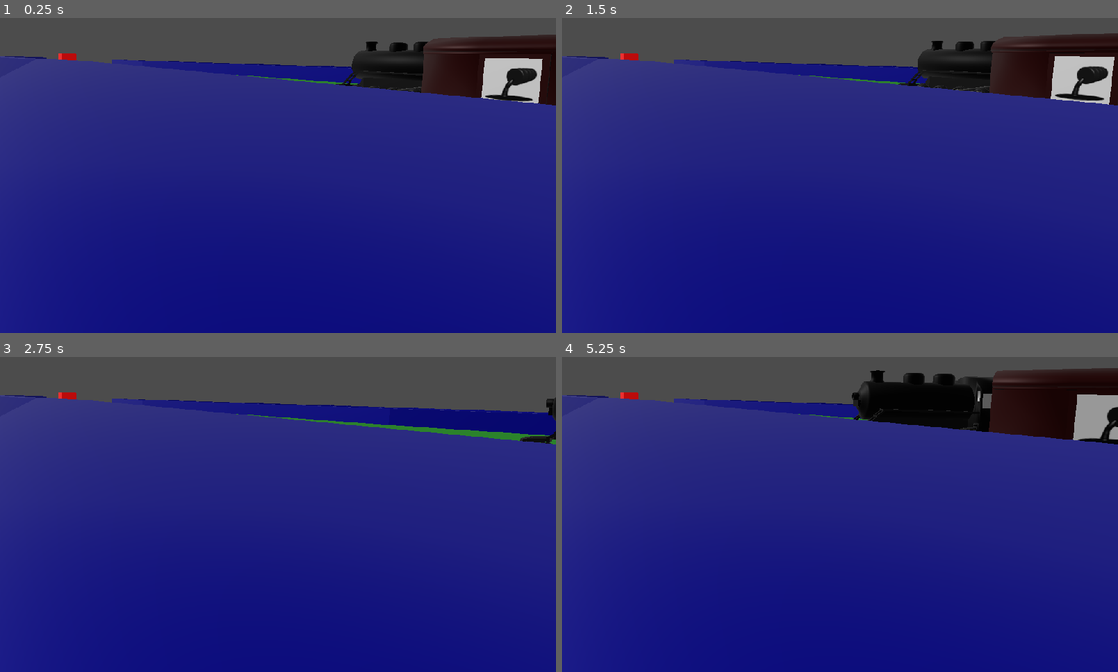
Above: before the commit, frames 1-4 (two rows, left to right).
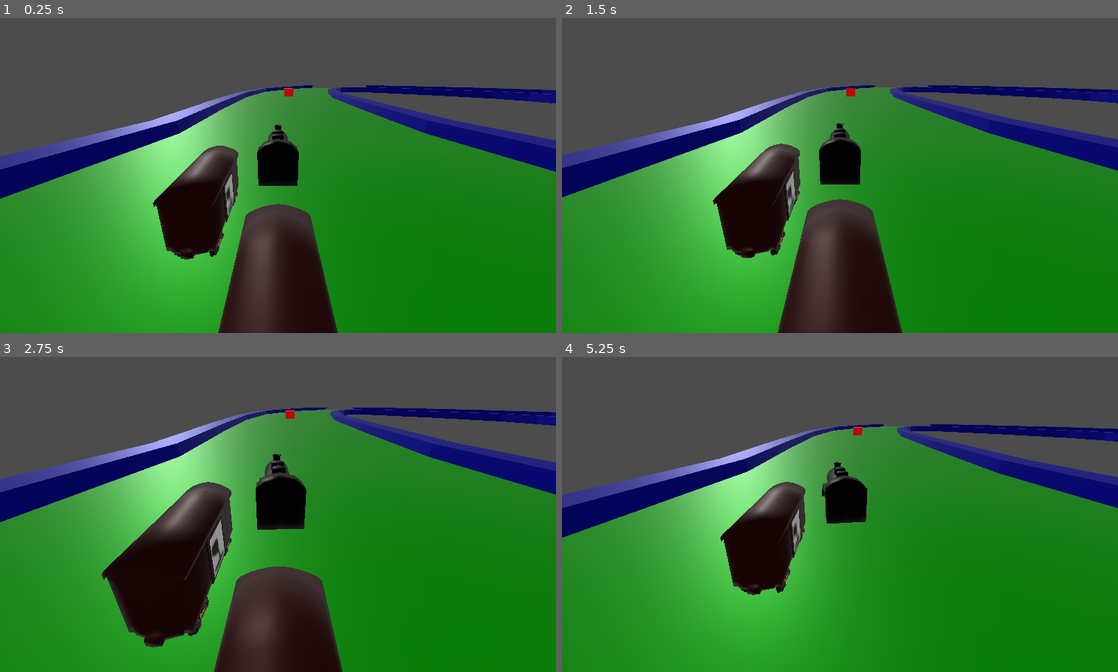
Above: after the commit, the same moments.

Repository: ShawnHillJ/Troublesome-Trains
Game: Godot game, scene res://Game_Scene.tscn
The game is run twice, just before and just after one commit, with the same random seed, the same clock (stepped at 60 frames per second) and the same inputs.
Inputs:
- Up to frame 1 (0.25 s): no input
- Up to frame 2 (1.5 s): hold Right (ui_right) 0.53-1.28 s; tap X (X) at 0.6, 1.35 s; tap Space at 0.77 s; hold Down (ui_down) from 1.28 s (still down)
- Up to frame 3 (2.75 s): tap Space at 1.52 s; release Down (ui_down) at 2.03 s; hold Right (ui_right) from 2.03 s (still down); hold H from 2.03 s (still down); tap X (X) at 2.3 s
- Up to frame 4 (5.25 s): release Right (ui_right) at 2.78 s; release H at 2.78 s; hold Up (ui_up) 2.78-3.53 s; tap K at 2.85 s; tap Space at 3.02, 3.77, 4.52 s; tap X (X) at 3.05, 3.8, 4.55, 5.1 s; hold U 3.53-4.28 s; hold Left (ui_left) 3.53-5.03 s; tap J at 4.35 s; hold Down (ui_down) from 5.03 s (still down)

The runs differ from the first frame. In frame 1, 87% of the frame differs, in the area x 0-100%, y 5-100%; in frame 2, 87%; in frame 3, 83%; in frame 4, 89%, in the area x 0-100%, y 3-100%.
Error after the commit: Invalid get index 'size' (on base: 'null instance'). (res://Game_Scene.gd:13)

Commit message:
Fixed viewport errors

Diff:
--- a/Car.gd
+++ b/Car.gd
@@ -5,11 +5,11 @@
 ############################################################
 # Behaviour values
 
-export var MAX_ENGINE_FORCE = 650.0
+export var MAX_ENGINE_FORCE = 200.0
 export var MAX_BRAKE_FORCE = 10.0
 export var MAX_STEER_ANGLE = 0.35
 
-export var steer_speed = 1.0
+export var steer_speed = 0.5
 
 var steer_target = 0.0
 var steer_angle = 0.0
--- a/Game_Scene.tscn
+++ b/Game_Scene.tscn
@@ -11,6 +11,24 @@
 [ext_resource path="res://Jake/Box.tscn" type="PackedScene" id=9]
 [ext_resource path="res://Traincar_Oil.tscn" type="PackedScene" id=10]
 [ext_resource path="res://Traincar_Explosive.tscn" type="PackedScene" id=11]
+
+[sub_resource type="ViewportTexture" id=2]
+
+resource_local_to_scene = true
+flags = 0
+viewport_path = NodePath("Viewport")
+
+[sub_resource type="ViewportTexture" id=3]
+
+resource_local_to_scene = true
+flags = 0
+viewport_path = NodePath("Viewport2")
+
+[sub_resource type="ViewportTexture" id=4]
+
+resource_local_to_scene = true
+flags = 0
+viewport_path = NodePath("Viewport3")
 
 [sub_resource type="Environment" id=1]
 
@@ -90,13 +108,37 @@
 adjustment_contrast = 1.0
 adjustment_saturation = 1.0
 
-[node name="Spatial" type="Spatial" index="0"]
+[node name="Spatial" type="Spatial"]
 
 script = ExtResource( 1 )
 
 [node name="CameraSetup" parent="." index="0" instance=ExtResource( 2 )]
 
 transform = Transform( -4.37114e-008, -0.422618, 0.906308, 0, 0.906308, 0.422618, -1, 1.84732e-008, -3.9616e-008, 26.5, 7.5, 1.5 )
+
+[node name="Sprite" parent="CameraSetup/UI" index="0"]
+
+texture = SubResource( 2 )
+
+[node name="Sprite2" parent="CameraSetup/UI" index="1"]
+
+texture = SubResource( 3 )
+
+[node name="Sprite3" parent="CameraSetup/UI" index="2"]
+
+texture = SubResource( 4 )
+
+[node name="Camera" parent="CameraSetup/Viewport" index="0"]
+
+transform = Transform( 0.426032, -0.0786932, 0.901279, 0.0315615, 0.996896, 0.0721228, -0.904158, -0.00228077, 0.427193, 24.4645, 4.41233, 14.5446 )
+
+[node name="Camera" parent="CameraSetup/Viewport2" index="0"]
+
+visible = true
+
+[node name="Camera" parent="CameraSetup/Viewport3" index="0"]
+
+visible = true
 
 [node name="WorldEnvironment" type="WorldEnvironment" parent="." index="1"]
 
@@ -315,6 +357,8 @@
 
 editor/display_folded = true
 transform = Transform( -4.37114e-008, 0, -1, 0, 1, 0, 1, 0, -4.37114e-008, 16, 0.5, 1.5 )
+MAX_ENGINE_FORCE = 200.0
+steer_speed = 0.5
 
 [node name="Test_Raycaster" parent="Car" index="6" instance=ExtResource( 8 )]
 
@@ -391,3 +435,6 @@
 [node name="Explosive_Car" parent="." index="11" instance=ExtResource( 11 )]
 
 transform = Transform( -4.37114e-008, 0, 1, 0, 1, 0, -1, 0, -4.37114e-008, 24, 0.5, 1.5 )
+
+
+[editable path="CameraSetup"]
--- a/Jake/CameraSetup.tscn
+++ b/Jake/CameraSetup.tscn
@@ -4,21 +4,21 @@
 
 resource_local_to_scene = true
 flags = 0
-viewport_path = NodePath("Viewport")
+viewport_path = NodePath("UI/Viewport")
 
 [sub_resource type="ViewportTexture" id=2]
 
 resource_local_to_scene = true
 flags = 0
-viewport_path = NodePath("Viewport2")
+viewport_path = NodePath("UI/Viewport2")
 
 [sub_resource type="ViewportTexture" id=3]
 
 resource_local_to_scene = true
 flags = 0
-viewport_path = NodePath("Viewport3")
+viewport_path = NodePath("UI/Viewport3")
 
-[node name="Spatial" type="Spatial"]
+[node name="Spatial" type="Spatial" index="0"]
 
 [node name="UI" type="Control" parent="." index="0"]
 
@@ -35,27 +35,7 @@
 size_flags_horizontal = 1
 size_flags_vertical = 1
 
-[node name="Sprite" type="Sprite" parent="UI" index="0"]
-
-position = Vector2( 256, 151 )
-texture = SubResource( 1 )
-_sections_unfolded = [ "Transform" ]
-
-[node name="Sprite2" type="Sprite" parent="UI" index="1"]
-
-visible = false
-position = Vector2( 768, 150 )
-texture = SubResource( 2 )
-_sections_unfolded = [ "Transform" ]
-
-[node name="Sprite3" type="Sprite" parent="UI" index="2"]
-
-visible = false
-position = Vector2( 512, 450 )
-texture = SubResource( 3 )
-_sections_unfolded = [ "Transform" ]
-
-[node name="Viewport" type="Viewport" parent="." index="1"]
+[node name="Viewport" type="Viewport" parent="UI" index="0"]
 
 arvr = false
 size = Vector2( 512, 300 )
@@ -82,7 +62,7 @@
 shadow_atlas_quad_3 = 4
 _sections_unfolded = [ "Render Target" ]
 
-[node name="Camera" type="Camera" parent="Viewport" index="0"]
+[node name="Camera" type="Camera" parent="UI/Viewport" index="0"]
 
 transform = Transform( 0.426032, -0.0786932, 0.901279, 0.0315615, 0.996896, 0.0721228, -0.904158, -0.00228077, 0.427193, 24.4645, 1.41233, 14.5446 )
 keep_aspect = 1
@@ -99,7 +79,7 @@
 far = 100.0
 _sections_unfolded = [ "Transform" ]
 
-[node name="Viewport2" type="Viewport" parent="." index="2"]
+[node name="Viewport2" type="Viewport" parent="UI" index="1"]
 
 arvr = false
 size = Vector2( 512, 300 )
@@ -126,7 +106,7 @@
 shadow_atlas_quad_3 = 4
 _sections_unfolded = [ "Render Target" ]
 
-[node name="Camera" type="Camera" parent="Viewport2" index="0"]
+[node name="Camera" type="Camera" parent="UI/Viewport2" index="0"]
 
 transform = Transform( -0.986867, -0.0163032, 0.16071, 0.0764997, 0.829085, 0.553865, -0.142272, 0.558886, -0.816949, 19.0673, 5.10022, 0 )
 visible = false
@@ -143,7 +123,7 @@
 near = 0.05
 far = 100.0
 
-[node name="Viewport3" type="Viewport" parent="." index="3"]
+[node name="Viewport3" type="Viewport" parent="UI" index="2"]
 
 arvr = false
 size = Vector2( 1024, 300 )
@@ -170,7 +150,7 @@
 shadow_atlas_quad_3 = 4
 _sections_unfolded = [ "Render Target" ]
 
-[node name="Camera" type="Camera" parent="Viewport3" index="0"]
+[node name="Camera" type="Camera" parent="UI/Viewport3" index="0"]
 
 transform = Transform( 1, 0, 0, 0, 0.906308, 0.422618, 0, -0.422618, 0.906308, 1.5, 13, 50 )
 visible = false
@@ -186,3 +166,21 @@
 size = 1.0
 near = 0.05
 far = 100.0
+
+[node name="Sprite" type="Sprite" parent="UI" index="3"]
+
+position = Vector2( 256, 151 )
+texture = SubResource( 1 )
+_sections_unfolded = [ "Transform" ]
+
+[node name="Sprite2" type="Sprite" parent="UI" index="4"]
+
+position = Vector2( 768, 150 )
+texture = SubResource( 2 )
+_sections_unfolded = [ "Transform" ]
+
+[node name="Sprite3" type="Sprite" parent="UI" index="5"]
+
+position = Vector2( 512, 450 )
+texture = SubResource( 3 )
+_sections_unfolded = [ "Transform" ]
--- a/Jake/JakeScene.tscn
+++ b/Jake/JakeScene.tscn
@@ -18,7 +18,7 @@
 
 resource_local_to_scene = true
 flags = 0
-viewport_path = NodePath("Viewport2")
+viewport_path = NodePath("/root/EditorNode/@@5/@@6/@@14/@@16/@@20/@@24/@@25/@@26/@@42/@@43/@@50/@@51/@@6457/@@6323/@@6324/@@6325/@@6326/@@6327/@@6328/Spatial/Viewport2")
 
 [sub_resource type="ViewportTexture" id=3]
 
@@ -26,7 +26,7 @@
 flags = 0
 viewport_path = NodePath("Viewport3")
 
-[node name="Spatial" type="Spatial" index="0"]
+[node name="Spatial" type="Spatial"]
 
 [node name="Map Colliders" type="Spatial" parent="." index="0"]
 
@@ -188,7 +188,6 @@
 
 [node name="UI" type="Control" parent="." index="6"]
 
-editor/display_folded = true
 anchor_left = 0.0
 anchor_top = 0.0
 anchor_right = 0.0
@@ -266,7 +265,6 @@
 
 [node name="Viewport2" type="Viewport" parent="." index="8"]
 
-editor/display_folded = true
 arvr = false
 size = Vector2( 512, 300 )
 own_world = false
--- /dev/null
+++ b/PinJointSolver.gd
@@ -0,0 +1,15 @@
+extends PinJoint
+
+# class member variables go here, for example:
+# var a = 2
+# var b = "textvar"
+
+func _ready():
+	# Called when the node is added to the scene for the first time.
+	# Initialization here
+	pass
+
+#func _process(delta):
+#	# Called every frame. Delta is time since last frame.
+#	# Update game logic here.
+#	pass
Not shown, added: Angel/rawSketchLogo.jpg.import
Not shown, added: Angel/thomasTheDankEngine.jpg.import
Not shown: 1 places in Game_Scene.tscn that only renumber resources
